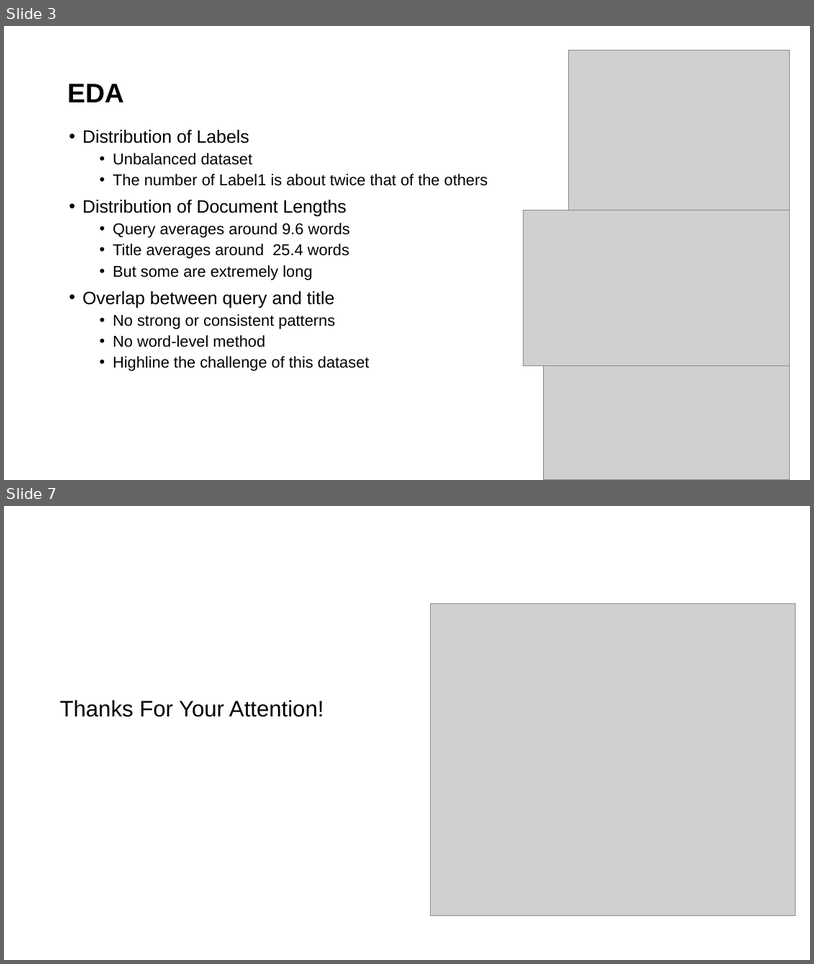
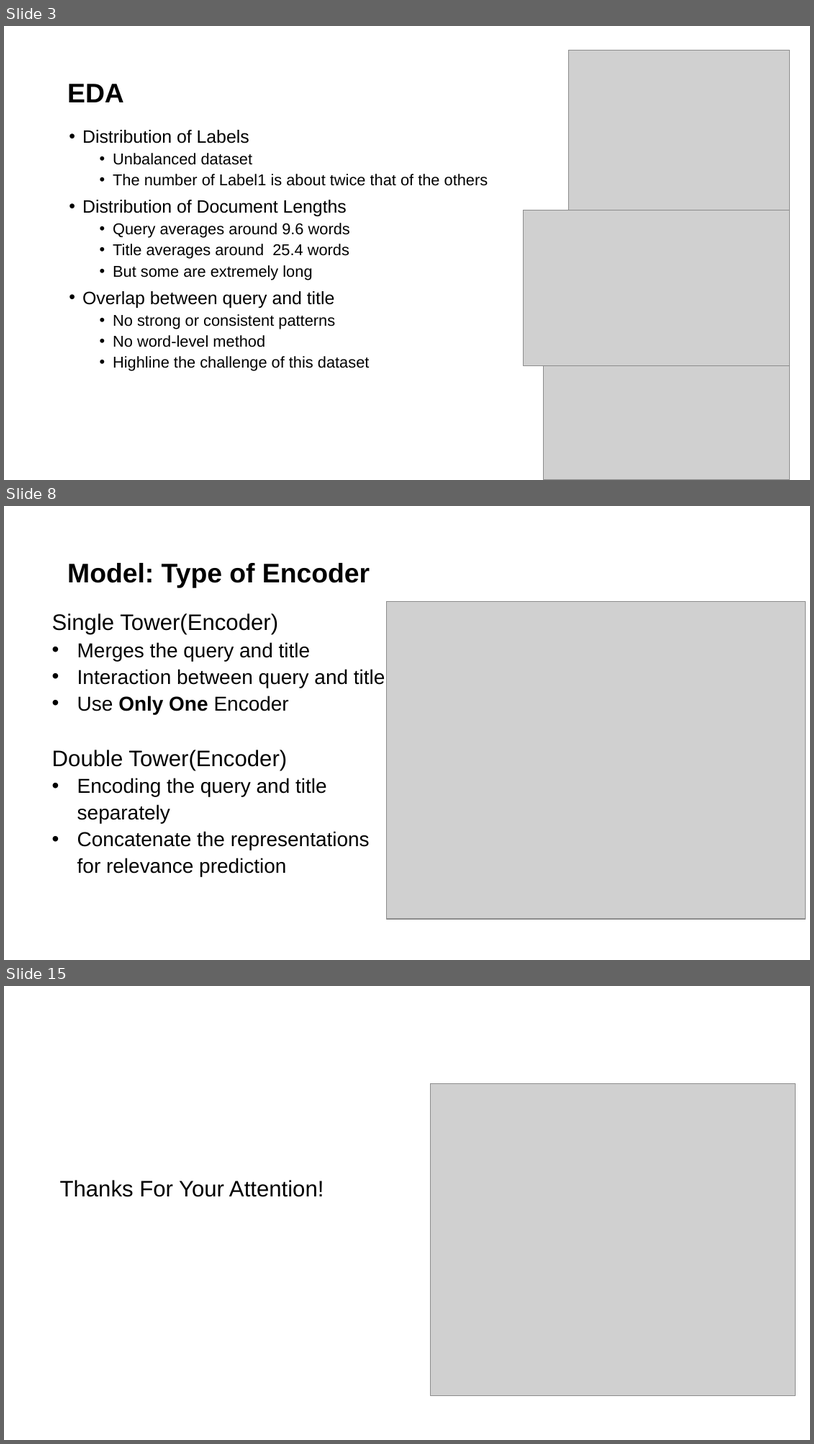
Before and after one commit to lijunfeng99/CS5242-project_25, a slide deck: CS5242_Presentation.pptx. Shown one above the other, each under a label of ours: slides 3 and 7 before the commit, slides 3, 8 and 15 after it; the slides between them are not shown. The pictures are 814x964 and 814x1444 pixels, drawn with LibreOffice and Linux fonts; fonts in the diff are those of the drawing; grey boxes stand for pictures; background and template pictures are left out. Boxes give left, top, right and bottom in pixels: in the first picture for what was removed or moved away, otherwise in the second. Text is boxed around its words. In the diff, an @@ line names an element or a change of style, - is before the commit and + after.

```diff
--- a/CS5242_Presentation.pptx
+++ b/CS5242_Presentation.pptx
@@ slide 8 added at (x1=4, y1=506, x2=810, y2=960), background #FFFFFF @@
@@ text added at (x1=9, y1=530, x2=59, y2=618), 21 pt, text #FFFFFF, bold @@
+03
@@ text added at (x1=67, y1=563, x2=370, y2=588), 24 pt, text #000000, bold @@
+Model: Type of Encoder
@@ text added at (x1=52, y1=613, x2=386, y2=877), 18 pt, text #000000 @@
+Single Tower(Encoder)
+• Merges the query and title
+• Interaction between query and title
+• Use Only One Encoder
+Double Tower(Encoder)
+• Encoding the query and title separately
+• Concatenate the representations for relevance prediction
@@ picture added at (x1=386, y1=601, x2=805, y2=919) @@
@@ what was slide 7 is now slide 15 @@
```
Also in this commit, not shown: 1 slide changed, 9 other slides added, 2 slides removed, 5 other files.
